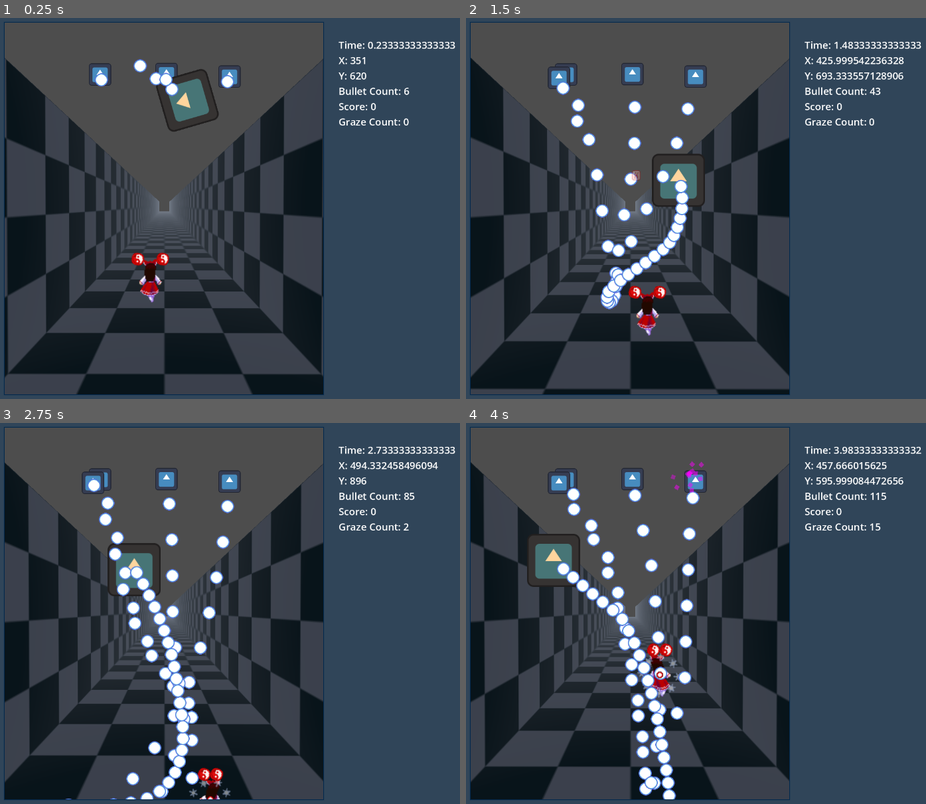
Above: before the commit, frames 1-4 (two rows, left to right).
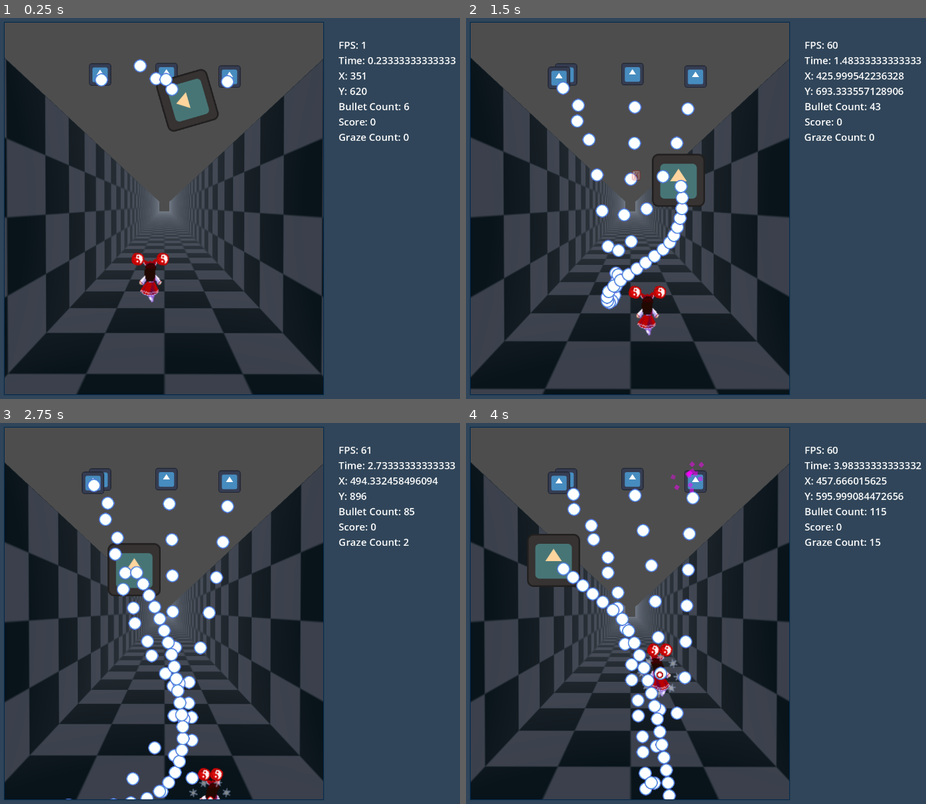
Above: after the commit, the same moments.

Repository: StahlReyn/th-bullet-test
Game: Godot game, scene res://gamestate/gamemain.tscn
Two runs of this game, one before a commit and one after it. Both use one fixed random seed, a clock stepped at 60 frames per second and the inputs below. The engine's default icon, where the game draws it, is replaced by a stand-in: a white triangle on a blue panel in a dark square.
Inputs:
- Up to frame 1 (0.25 s): no input
- Up to frame 2 (1.5 s): hold Right (move_right) 0.53-1.28 s; hold Shift (focus) 0.53-1.28 s; hold Down (move_down) from 1.28 s (still down); tap Z (shoot) at 1.35 s
- Up to frame 3 (2.75 s): release Down (move_down) at 2.03 s; hold Right (move_right) from 2.03 s (still down); hold Shift (focus) from 2.03 s (still down)
- Up to frame 4 (4 s): release Right (move_right) at 2.78 s; release Shift (focus) at 2.78 s; hold Up (move_up) 2.78-3.53 s; tap Z (shoot) at 2.85 s; hold Left (move_left) from 3.53 s (still down); hold Shift (focus) from 3.53 s (still down)

The runs differ from the first frame. In frame 1, 1.2% of the frame differs, in the area x 73-100%, y 6-33%; in frame 2, 1.5%; in frame 3, 1.4%; in frame 4, 1.5%, in the area x 73-99%, y 6-33%.

Commit message:
item types

Diff:
--- a/gamestate/hud/debug-label.gd
+++ b/gamestate/hud/debug-label.gd
@@ -9,6 +9,7 @@
 
 func _process(_delta: float) -> void:
 	text = (
+		"FPS: " + str(Engine.get_frames_per_second()  ) + "\n" +
 		"Time: " + str(game_view.game_time) + "\n" +
 		"X: " + str(player.position.x) + "\n" +
 		"Y: " + str(player.position.y) + "\n" +
--- a/scripts/character/enemy.gd
+++ b/scripts/character/enemy.gd
@@ -25,9 +25,14 @@
 
 func drop_items():
 	var item_container : ItemContainer = GameUtils.get_item_container(self)
-	for i in drop_power:
+	drop_item_type(item_container, Item.Type.POWER, drop_power)
+	drop_item_type(item_container, Item.Type.POINT, drop_point)
+
+func drop_item_type(item_container: ItemContainer, type: int, count: int):
+	for i in count:
 		var item : Item = Item.item_scene.instantiate()
 		item.top_level = true
 		item.global_position = self.global_position
 		item.set_random_spawn_velocity(drop_spawn_speed, drop_spawn_time)
 		item_container.call_deferred("add_child", item)
+		item.call_deferred("set_type", type)
--- a/scripts/character/enemy_test.tscn
+++ b/scripts/character/enemy_test.tscn
@@ -24,6 +24,7 @@
 collision_mask = 8
 script = ExtResource("1_p451m")
 drop_power = 4
+drop_point = 5
 main_anim_sprite = NodePath("AnimatedSprite2D")
 main_collision = NodePath("CollisionShape2D")
 mhp = 10
--- a/scripts/items/item.gd
+++ b/scripts/items/item.gd
@@ -1,7 +1,20 @@
 class_name Item
 extends Area2D
 
+enum Type {
+	POWER,
+	POINT,
+	POWER_BIG,
+	POWER_FULL,
+	LIFE,
+	BOMB,
+}
+
+@onready var sprite_node : AnimatedSprite2D = $AnimatedSprite2D
+
 static var item_scene : PackedScene = preload("res://scripts/items/item_point.tscn")
+
+var type : int = Type.POINT
 
 var max_speed : float = 200
 var down_speed : float = -100
@@ -13,11 +26,9 @@
 var magnet_speed : float = 1000
 var magnet_target : Node2D
 
-# Called when the node enters the scene tree for the first time.
 func _ready() -> void:
-	pass # Replace with function body.
+	pass
 
-# Called every frame. 'delta' is the elapsed time since the previous frame.
 func _process(delta: float) -> void:
 	spawn_time -= delta
 	if magnet_target:
@@ -46,6 +57,23 @@
 	var direction = Vector2(randf_range(-1,1),randf_range(-1,1)).normalized()
 	self.spawn_velocity = direction * speed
 
+func set_type(type : int) -> void:
+	self.type = type
+	set_sprite()
+
+func set_sprite() -> void:
+	match type:
+		Type.POWER:
+			sprite_node.play("power")
+		Type.POINT:
+			sprite_node.play("point")
+		Type.POWER_BIG:
+			sprite_node.play("power_big")
+		Type.POWER_FULL:
+			sprite_node.play("power_full")
+		Type.LIFE:
+			sprite_node.play("life")
+
 func do_collect() -> void:
 	queue_free()
 
--- a/scripts/items/item_point.tscn
+++ b/scripts/items/item_point.tscn
@@ -1,70 +1,69 @@
-[gd_scene load_steps=13 format=3 uid="uid://d3vvpd13843s4"]
+[gd_scene load_steps=10 format=3 uid="uid://d3vvpd13843s4"]
 
 [ext_resource type="Script" path="res://scripts/items/item.gd" id="1_yw8ou"]
 [ext_resource type="Shape2D" uid="uid://fsp376u4jkj8" path="res://scripts/items/collision_item.tres" id="2_h7no2"]
 [ext_resource type="Texture2D" uid="uid://yipm4qncoxvx" path="res://assets/img/system/point_items.png" id="3_bbyl3"]
 
-[sub_resource type="AtlasTexture" id="AtlasTexture_xxjy6"]
+[sub_resource type="AtlasTexture" id="AtlasTexture_1p5xq"]
 atlas = ExtResource("3_bbyl3")
-region = Rect2(0, 0, 16, 16)
+region = Rect2(96, 0, 16, 16)
 
 [sub_resource type="AtlasTexture" id="AtlasTexture_1bw2e"]
 atlas = ExtResource("3_bbyl3")
 region = Rect2(16, 0, 16, 16)
 
-[sub_resource type="AtlasTexture" id="AtlasTexture_jqfye"]
+[sub_resource type="AtlasTexture" id="AtlasTexture_xxjy6"]
 atlas = ExtResource("3_bbyl3")
-region = Rect2(32, 0, 16, 16)
+region = Rect2(0, 0, 16, 16)
 
 [sub_resource type="AtlasTexture" id="AtlasTexture_r06ps"]
 atlas = ExtResource("3_bbyl3")
 region = Rect2(48, 0, 16, 16)
 
-[sub_resource type="AtlasTexture" id="AtlasTexture_lxw84"]
-atlas = ExtResource("3_bbyl3")
-region = Rect2(64, 0, 16, 16)
-
 [sub_resource type="AtlasTexture" id="AtlasTexture_f4fme"]
 atlas = ExtResource("3_bbyl3")
 region = Rect2(80, 0, 16, 16)
-
-[sub_resource type="AtlasTexture" id="AtlasTexture_1p5xq"]
-atlas = ExtResource("3_bbyl3")
-region = Rect2(96, 0, 16, 16)
-
-[sub_resource type="AtlasTexture" id="AtlasTexture_52qjk"]
-atlas = ExtResource("3_bbyl3")
-region = Rect2(112, 0, 16, 16)
 
 [sub_resource type="SpriteFrames" id="SpriteFrames_rbbcd"]
 animations = [{
 "frames": [{
 "duration": 1.0,
-"texture": SubResource("AtlasTexture_xxjy6")
+"texture": SubResource("AtlasTexture_1p5xq")
+}],
+"loop": true,
+"name": &"life",
+"speed": 5.0
 }, {
+"frames": [{
 "duration": 1.0,
 "texture": SubResource("AtlasTexture_1bw2e")
+}],
+"loop": true,
+"name": &"point",
+"speed": 5.0
 }, {
+"frames": [{
 "duration": 1.0,
-"texture": SubResource("AtlasTexture_jqfye")
+"texture": SubResource("AtlasTexture_xxjy6")
+}],
+"loop": true,
+"name": &"power",
+"speed": 5.0
 }, {
+"frames": [{
 "duration": 1.0,
 "texture": SubResource("AtlasTexture_r06ps")
+}],
+"loop": true,
+"name": &"power_big",
+"speed": 5.0
 }, {
-"duration": 1.0,
-"texture": SubResource("AtlasTexture_lxw84")
-}, {
+"frames": [{
 "duration": 1.0,
 "texture": SubResource("AtlasTexture_f4fme")
-}, {
-"duration": 1.0,
-"texture": SubResource("AtlasTexture_1p5xq")
-}, {
-"duration": 1.0,
-"texture": SubResource("AtlasTexture_52qjk")
 }],
 "loop": true,
-"name": &"default",
+"name": &"power_full",
 "speed": 5.0
 }]
 
@@ -79,3 +78,4 @@
 [node name="AnimatedSprite2D" type="AnimatedSprite2D" parent="."]
 scale = Vector2(2, 2)
 sprite_frames = SubResource("SpriteFrames_rbbcd")
+animation = &"point"
